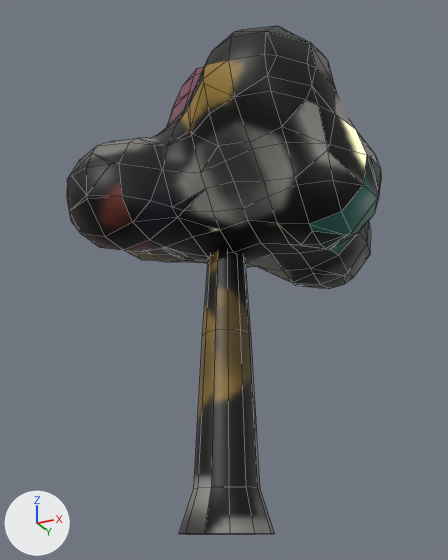
The FBX model Assets/Art/Environments/Hub/TreeRound.fbx as it was, and as the next commit left it.
One viewpoint serves both versions: a 50 mm camera at (1.735, -3.512, 0.019) aimed at (-0.027, 0.013, 1.605). Arrows for +X, +Y and +Z are at lower left; the lights stay in place. The first picture is the older version. Mesh edges are drawn as thin lines. Objects named as collision shapes, trigger or cutter boxes, shadow casters or lower levels of detail are left out. Where no turn or scale is listed for an object, it has been applied to the vertices.

The scene before the commit, as lines of its bpy script (objects in view):
```python
me_trunk_001 = bpy.data.meshes.new('Trunk.001')
me_trunk_001.from_pydata(...)  # 488 vertices, 623 faces; spans x -1.12..1.12, y -0.99..0.98, z 0.0..3.34
me_trunk_001.materials.append(mat_m_hubprops)
ob_treeround_body_lod0 = bpy.data.objects.new('TreeRound_Body_LOD0', me_trunk_001)
ob_treeround_body_lod0.location = (0.0, 0.0, 0.0)
```
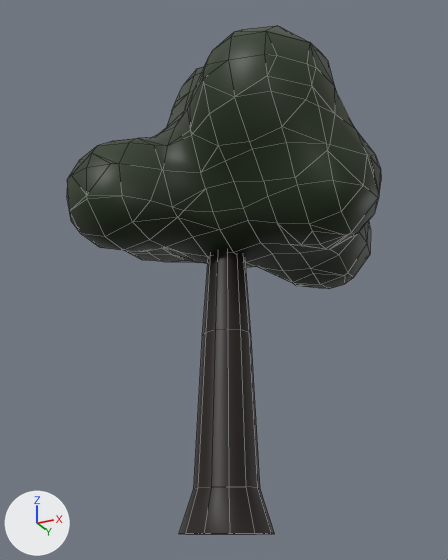
Where the change shows, as pixel boxes (x1, y1, x2, y2) in the pictures (448 x 560 px):
part 1 of me_trunk_001, surface changed: (67, 28, 381, 534) in both

Diff of the bpy script that builds the scene:
```diff
--- a/Assets/Art/Environments/Hub/TreeRound.fbx.py
+++ b/Assets/Art/Environments/Hub/TreeRound.fbx.py
@@ me_trunk_001 @@
 # used by ob_treeround_body_lod0; location = (0.0, 0.0, 0.0)
-me_trunk_001.from_pydata(...)  # 488 vertices, 623 faces; spans x -1.12..1.12, y -0.99..0.98, z 0.0..3.34
+me_trunk_001.from_pydata(...)  # 487 vertices, 611 faces; spans x -1.12..1.12, y -0.99..0.98, z 0.0..3.34
+# me_trunk_001 part 1: 611 kept faces spanning x -1.12..1.12, y -0.99..0.98, z 0.0..3.34 get new texture (UV) coordinates
+# edits to the shape of me_trunk_001 do not show in these pictures
 me_trunk_001.materials.append(mat_m_hubprops)
```
